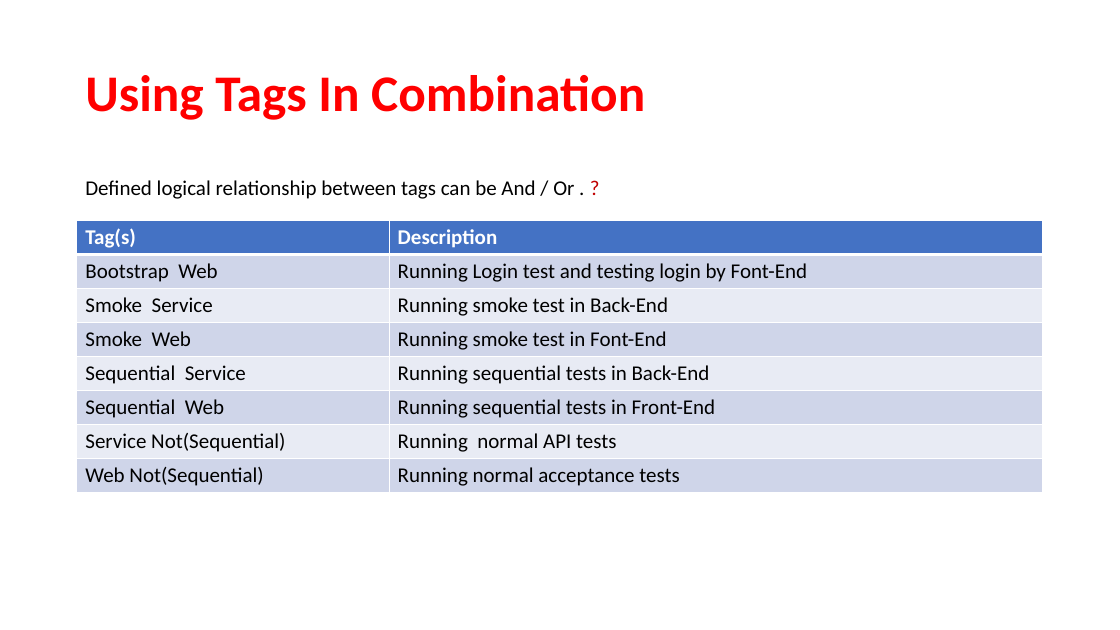
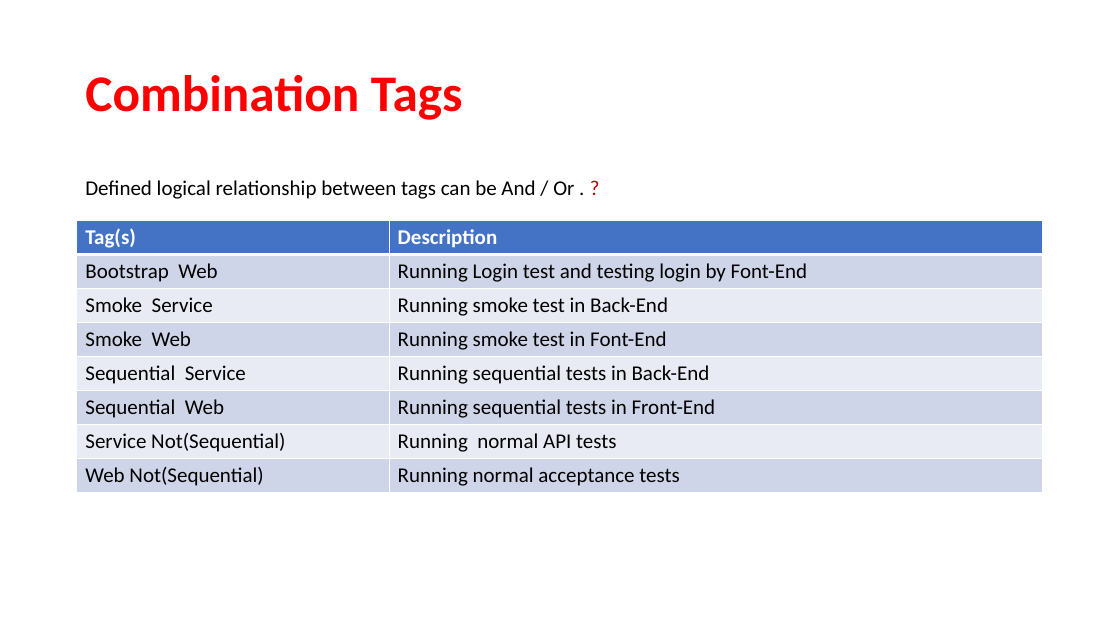
Before and after one commit to fmontazeri/Knowledeg, a slide deck: slide 18 of Gherkin.pptx. Drawn at 1120x630 pixels with LibreOffice and Linux fonts; fonts in the diff are those of the drawing. Boxes give left, top, right and bottom in pixels: in the first picture for what was removed or moved away, otherwise in the second. Text is boxed around its words. In the diff, an @@ line names an element or a change of style, - is before the commit and + after.

```diff
--- a/Gherkin.pptx
+++ b/Gherkin.pptx
@@ title at box(85, 75, 463, 120): text changed @@
-Using Tags In Combination
+Combination Tags
```
Also in this commit, not shown: 5 other slides changed.
